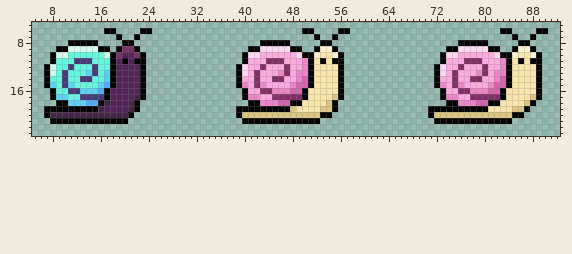
A sprite sheet gets an edit: public/assets/snail_walk_6.png. The picture above was drawn from the file before the commit.
The file is 96x32 pixels. Shown: x 5..92, y 5..23.
After the commit:
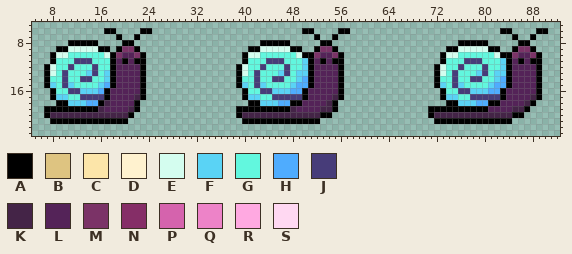
Palette (. is transparent): A #000000  B #dec481  C #fce5a9  D #fff2cf  E #d4fdef  F #5ad3f5  G #62f7de  H #4facfe  J #473c79  K #442447  L #542358  M #7b3367  N #852e67  P #d563ad  Q #ed83c8  R #ffa9e1  S #ffd8f2
From old to new:
y 9: x 43..47 SSSSS -> EEEEE; x 53..54 DD -> MM; x 76..80 SSSSS -> EEEEE; x 86..87 DD -> MM
y 10: x 41..49 SSRRRRRRS -> EEGGGGGGE; x 52..55 DCCD -> MLLM; x 74..82 SSRRRRRRS -> EEGGGGGGE; x 85..88 DCCD -> MLLM
y 11: x 41..50 RRRNNNRRRQ -> GGGJJJGGGF; x 52 C -> L; x 54 C -> L; x 74..83 RRRNNNRRRQ -> GGGJJJGGGF; x 85 C -> L; x 87 C -> L
y 12: x 40..50 SRRNRRRNRRQ -> EGGJGGGJGGF; x 52..55 CCCC -> LLLL; x 73..83 SRRNRRRNRRQ -> EGGJGGGJGGF; x 85..88 CCCC -> LLLL
y 13: x 40..50 SRNRRRQNRQQ -> EGJGGGFJGFF; x 52..55 CCCC -> LLLL; x 73..83 SRNRRRQNRQQ -> EGJGGGFJGFF; x 85..88 CCCC -> LLLL
y 14: x 40..50 RRNRRNNRRQP -> GGJGGJJGGFH; x 52..55 CCCC -> LLLL; x 73..83 RRNRRNNRRQP -> GGJGGJJGGFH; x 85..88 CCCC -> LLLL
y 15: x 40..50 QRNQRRRRQPP -> FGJFGGGGFHH; x 52..55 CCCC -> LLLL; x 73..83 QRNQRRRRQPP -> FGJFGGGGFHH; x 85..88 CCCC -> LLLL
y 16: x 41..49 RRNNQQQPP -> GGJJFFFHH; x 51..55 CCCCC -> LLLLL; x 74..82 RRNNQQQPP -> GGJJFFFHH; x 84..88 CCCCC -> LLLLL
y 17: x 41..49 QQRRNNNNN -> FFGGJJJJJ; x 51..55 CCCCB -> LLLLK; x 74..82 QQRRNNNNN -> FFGGJJJJJ; x 84..88 CCCCB -> LLLLK
y 18: x 43..47 QQQPP -> FFFHH; x 50..54 CCCCB -> LLLLK; x 76..80 QQQPP -> FFFHH; x 83..87 CCCCB -> LLLLK
y 19: x 48..54 BCCCCBB -> KLLLLKK; x 81..86 CCCCBB -> LLLLKK
y 20: x 40..52 BBBBBBBBBBBBB -> KKKKKKKKKKKKK; x 72..84 BBBBBBBBBBBBB -> KKKKKKKKKKKKK
Boxes around the changes in both pictures, in picture pixels (x1, y1, x2, y2):
changed: (242, 46, 338, 118)
changed: (434, 46, 536, 118)
